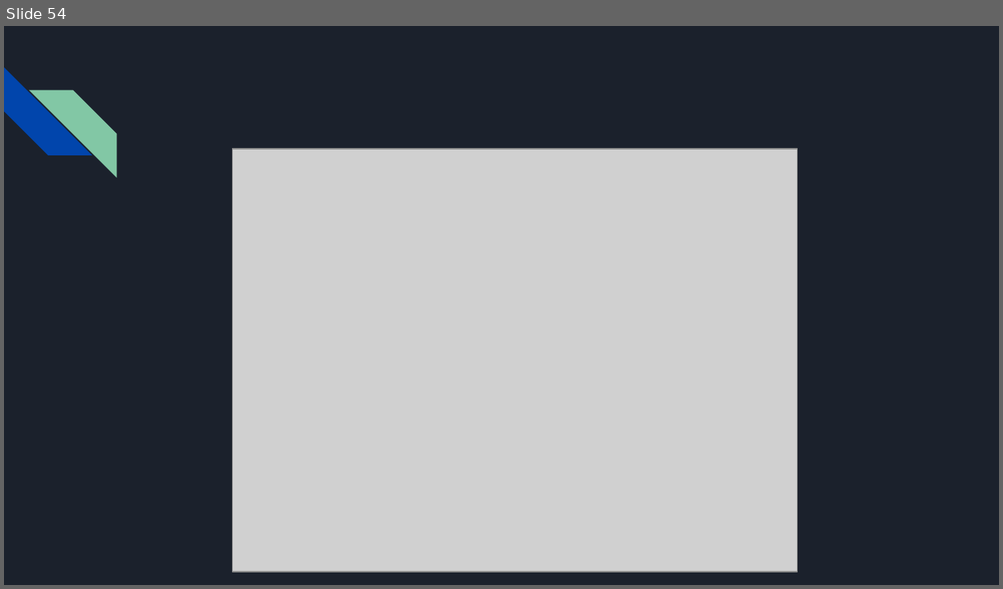
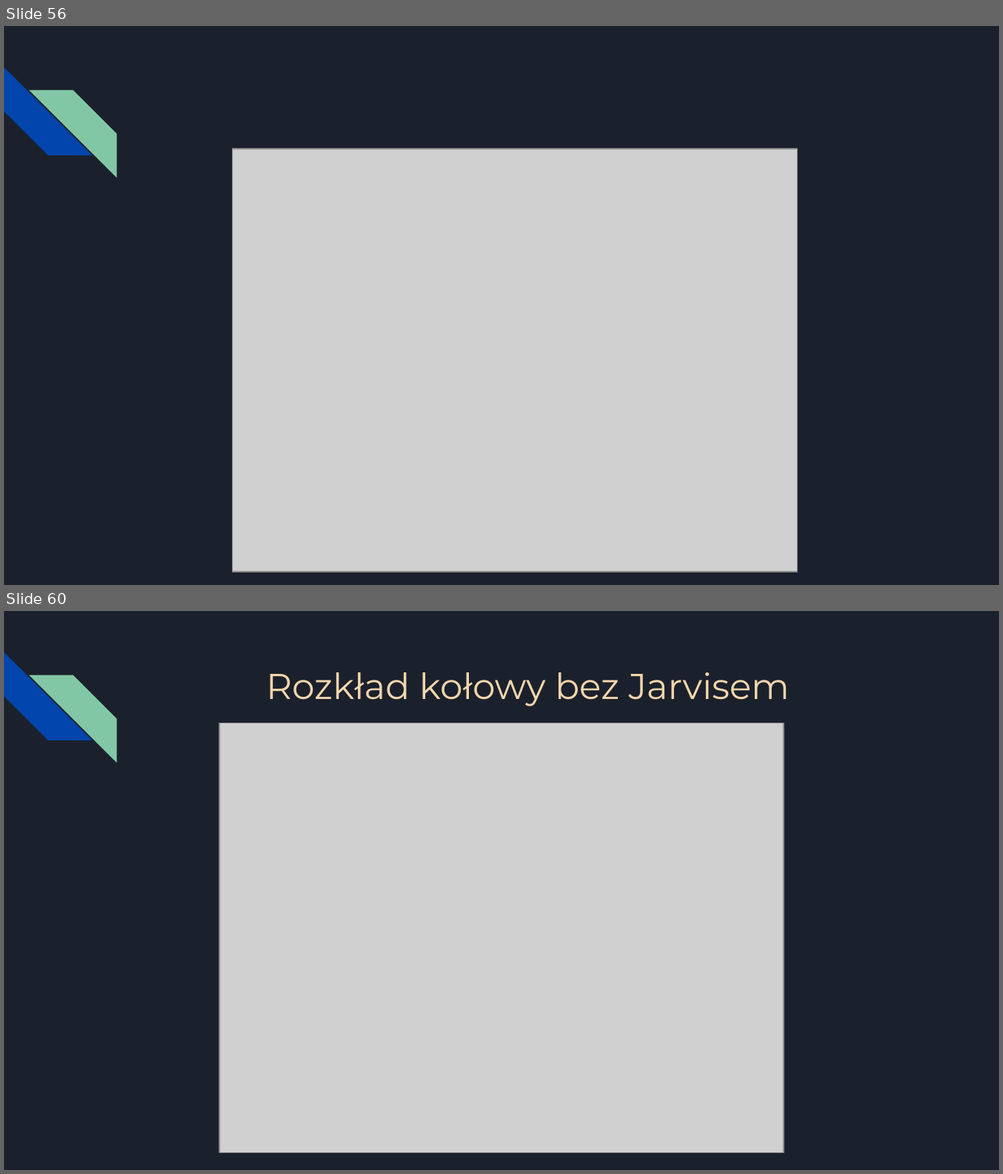
Before and after one commit to kkafar/ageom-projekt, a slide deck: Prezentacja.pptx. Shown one above the other, each under a label of ours: slide 54 before the commit, slides 56 and 60 after it; the slides between them are not shown. The pictures are 1003x589 and 1003x1174 pixels, drawn with LibreOffice and Linux fonts; fonts in the diff are those of the drawing; grey boxes stand for pictures. Boxes give left, top, right and bottom in pixels: in the first picture for what was removed or moved away, otherwise in the second. Text is boxed around its words. In the diff, an @@ line names an element or a change of style, - is before the commit and + after.

```diff
--- a/Prezentacja.pptx
+++ b/Prezentacja.pptx
@@ slide 60 added at [4,611,999,1170], background #1B212C; not listed: 2 template elements that a slide beside it also shows @@
@@ title added at [266,672,789,706], 26 pt, text #F4D6AD @@
+Rozkład kołowy bez Jarvisem
@@ picture added at [220,723,784,1153] @@
@@ what was slide 54 is now slide 56 @@
```
Also in this commit, not shown: 1 slide changed, 7 other slides added, 9 other files.
